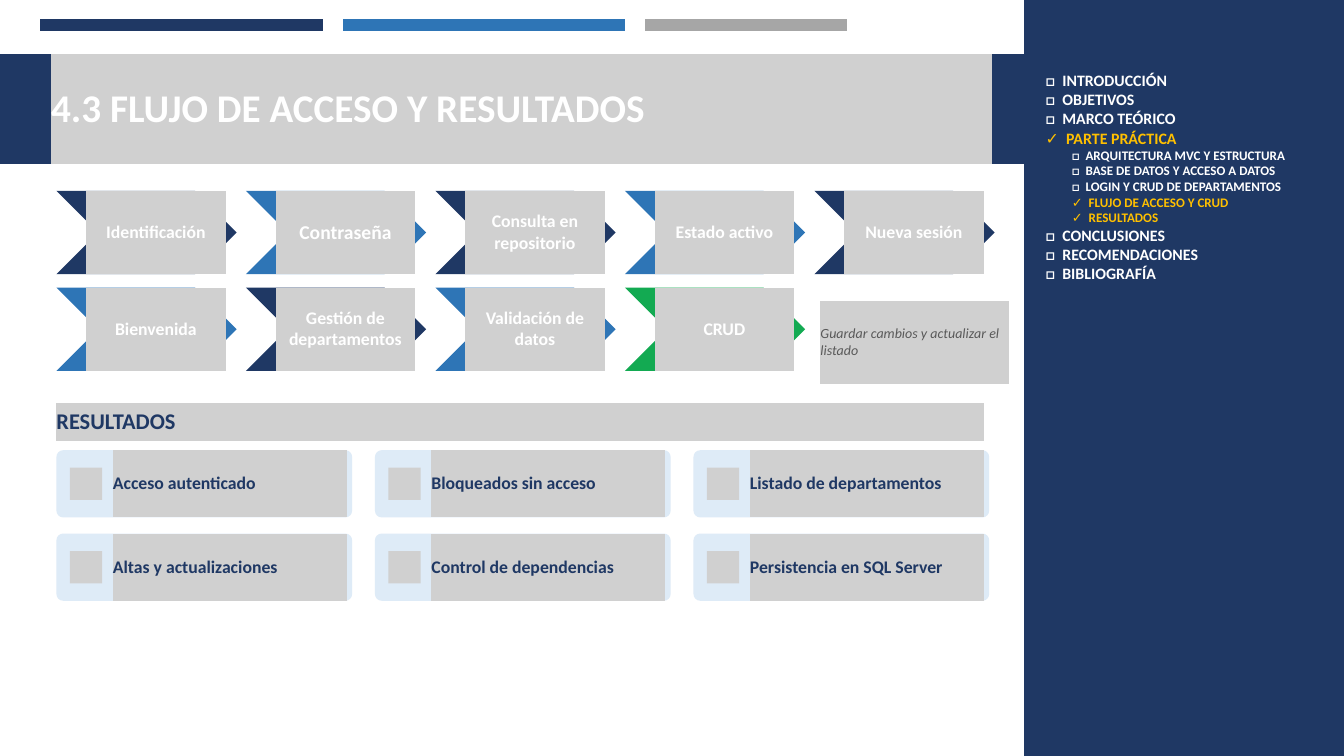
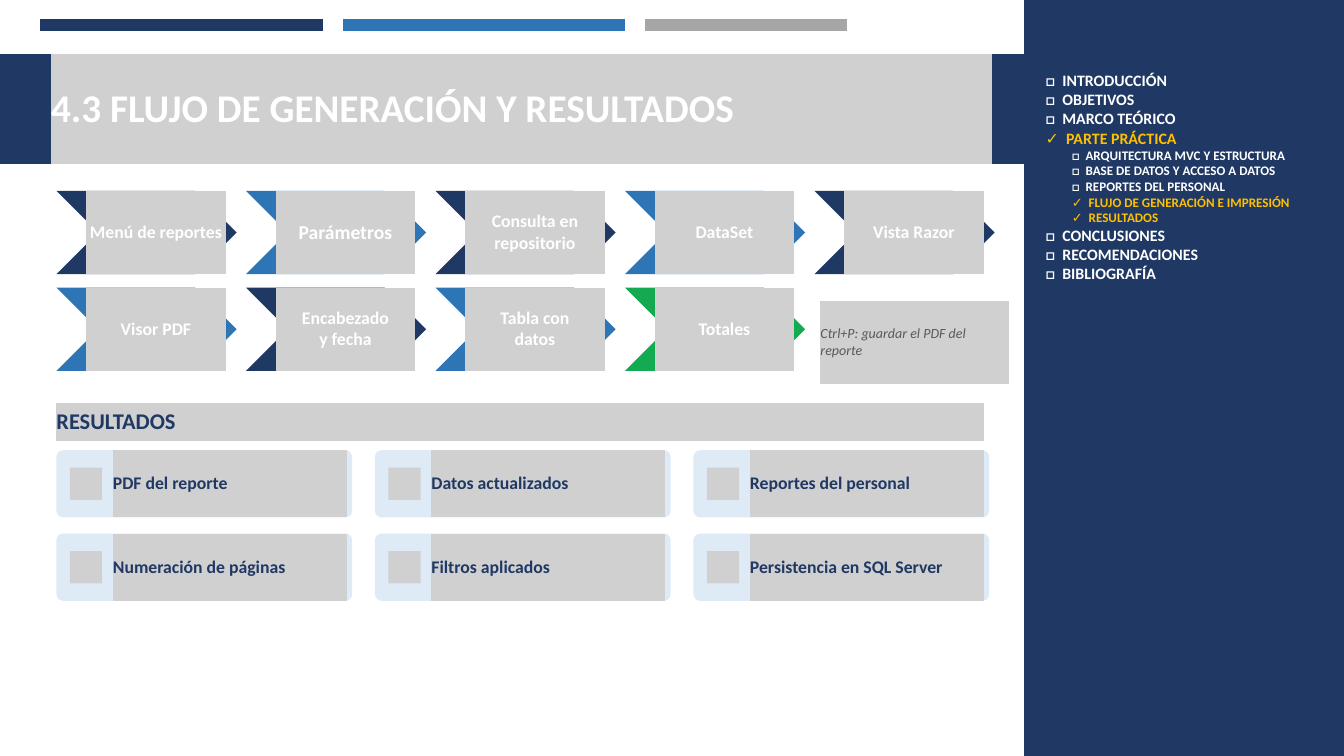
Before and after one commit to Josue-Chango/SIDH_GR02, a slide deck: slide 7 of DOTNET/REPORTES/02. DOCUMENTACION/REPORTES_DOTNET_SQL_GR02.pptx. Drawn at 1344x756 pixels with LibreOffice and Linux fonts; fonts in the diff are those of the drawing; grey boxes stand for pictures. Boxes give left, top, right and bottom in pixels: in the first picture for what was removed or moved away, otherwise in the second. Text is boxed around its words. In the diff, an @@ line names an element or a change of style, - is before the commit and + after.

Commit message:
presentacion reportes

```diff
--- a/DOTNET/REPORTES/02. DOCUMENTACION/REPORTES_DOTNET_SQL_GR02.pptx
+++ b/DOTNET/REPORTES/02. DOCUMENTACION/REPORTES_DOTNET_SQL_GR02.pptx
@@ text at (51,89,733,122): text changed @@
-4.3 FLUJO DE ACCESO Y RESULTADOS
+4.3 FLUJO DE GENERACIÓN Y RESULTADOS
@@ text at (1086,182,1290,207): text changed; text colour #FFFFFF to #FFC000 @@
-□ LOGIN Y CRUD DE DEPARTAMENTOS
-✓ FLUJO DE ACCESO Y CRUD
+□ REPORTES DEL PERSONAL
+✓ FLUJO DE GENERACIÓN E IMPRESIÓN
@@ text at (90,226,222,240): text changed @@
-Identificación
+Menú de reportes
@@ text at (299,226,392,239): text changed @@
-Contraseña
+Parámetros
@@ text at (696,227,754,238): text changed @@
-Estado activo
+DataSet
@@ text at (873,226,954,238): text changed @@
-Nueva sesión
+Vista Razor
@@ text at (121,323,191,335): text changed @@
-Bienvenida
+Visor PDF
@@ text at (302,312,389,347): text changed @@
-Gestión de
-departamentos
+Encabezado
+y fecha
@@ text at (500,312,569,324): text changed @@
-Validación de
+Tabla con
@@ text at (699,323,751,335): text changed @@
-CRUD
+Totales
@@ text at (820,328,966,357): text changed @@
-Guardar cambios y actualizar el listado
+Ctrl+P: guardar el PDF del reporte
@@ text at (113,476,227,492): text changed @@
-Acceso autenticado
+PDF del reporte
@@ text at (431,476,569,489): text changed @@
-Bloqueados sin acceso
+Datos actualizados
@@ text at (750,476,910,492): text changed @@
-Listado de departamentos
+Reportes del personal
@@ text at (113,560,285,576): text changed @@
-Altas y actualizaciones
+Numeración de páginas
@@ text at (431,560,550,576): text changed @@
-Control de dependencias
+Filtros aplicados
```
Also in this commit, not shown: 9 other slides changed.
